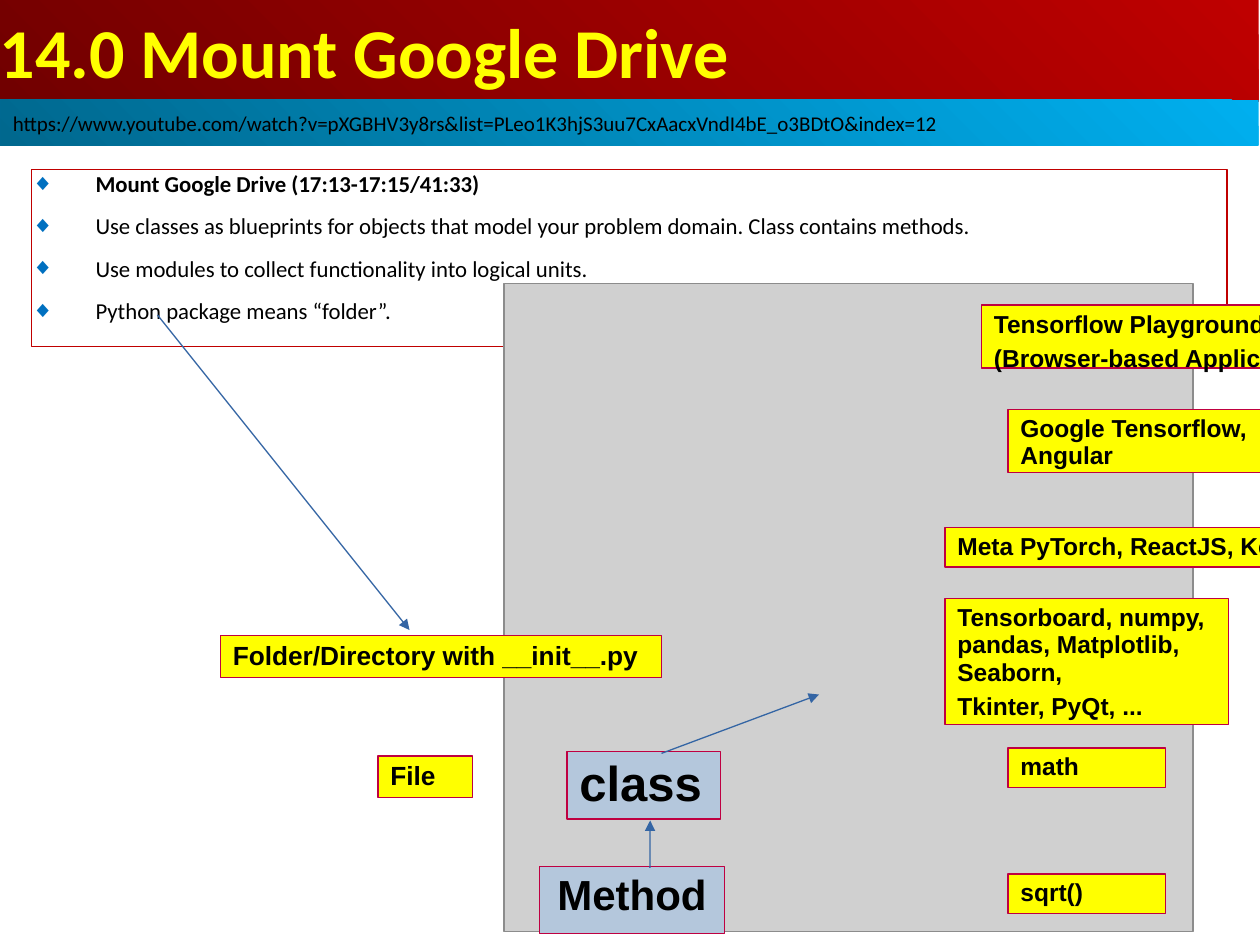
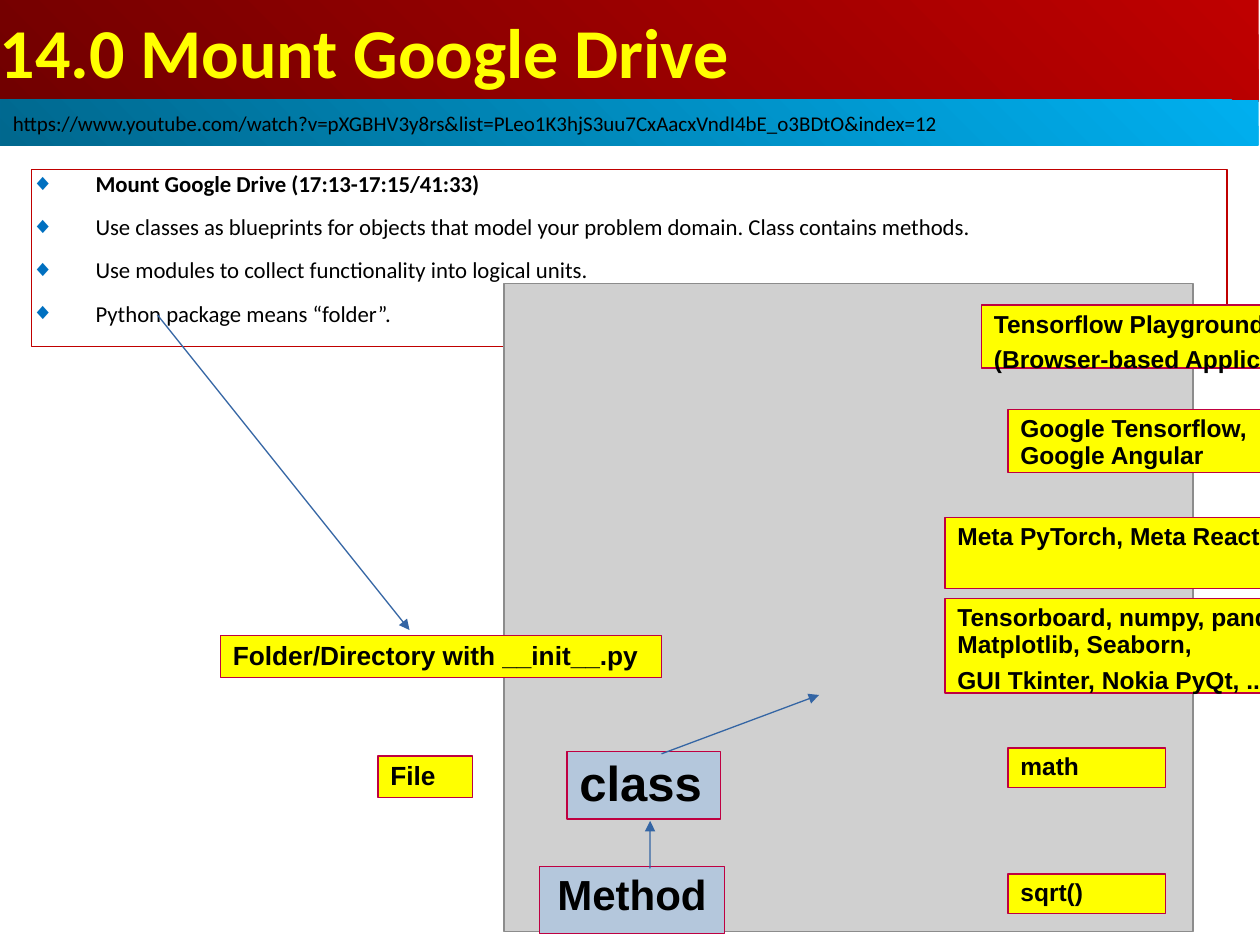
Before and after one commit to peterhchen/AIU_CS512_DL, a slide deck: slide 12 of 000_Lecture_Project/week05/01_Lecture/14.00_w04_review.ppt. Drawn at 1260x945 pixels with LibreOffice and Linux fonts; fonts in the diff are those of the drawing; grey boxes stand for pictures. Boxes give left, top, right and bottom in pixels: in the first picture for what was removed or moved away, otherwise in the second. Text is boxed around its words. In the diff, an @@ line names an element or a change of style, - is before the commit and + after.

```diff
--- a/000_Lecture_Project/week05/01_Lecture/14.00_w04_review.ppt
+++ b/000_Lecture_Project/week05/01_Lecture/14.00_w04_review.ppt
@@ text in rectangle at [1020,419,1247,470]: text changed @@
-Google Tensorflow, Angular
+Google Tensorflow, Google Angular
@@ rectangle "Meta PyTorch, Meta ReactJS, Keras": place and size @@
-rectangle "Meta PyTorch, Meta ReactJS, Keras" at [945,528,1260,567]
+rectangle "Meta PyTorch, Meta ReactJS, Keras" at [945,518,1260,588]
@@ text in rectangle at [957,527,1186,550]: text changed @@
-Meta PyTorch, ReactJS, Keras
+Meta PyTorch, Meta ReactJS, Keras
@@ rectangle "Tensorboard, numpy, pandas, Matplotlib, Seaborn,": place and size @@
-rectangle "Tensorboard, numpy, pandas, Matplotlib, Seaborn," at [945,598,1228,724]
+rectangle "Tensorboard, numpy, pandas, Matplotlib, Seaborn," at [945,598,1260,693]
@@ text in rectangle at [957,671,1239,694]: text changed @@
-Tkinter, PyQt, ...
+GUI Tkinter, Nokia PyQt, ...
```
Also in this commit, not shown: 6 other slides changed.
